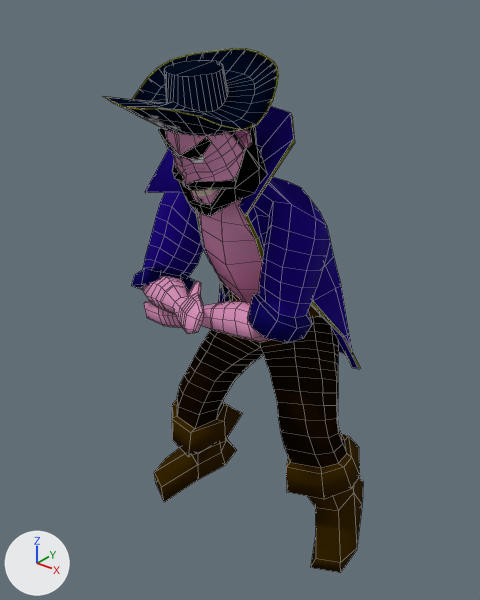
An edit to the OBJ model assets/Animacion/Pirata/Celebracion/PirataCelebracion_000200.obj, drawn before and after from the same camera.
Both versions are drawn from a 50 mm camera at (5.09, -6.31, 8.05) aimed at (-0.02, 0.09, 4.09). Arrows for +X, +Y and +Z are at lower left; the lights stay in place. Mesh edges are drawn as thin lines. Where no turn or scale is listed for an object, it has been applied to the vertices.

In view in the first picture: 'Pirata_PirataH'.
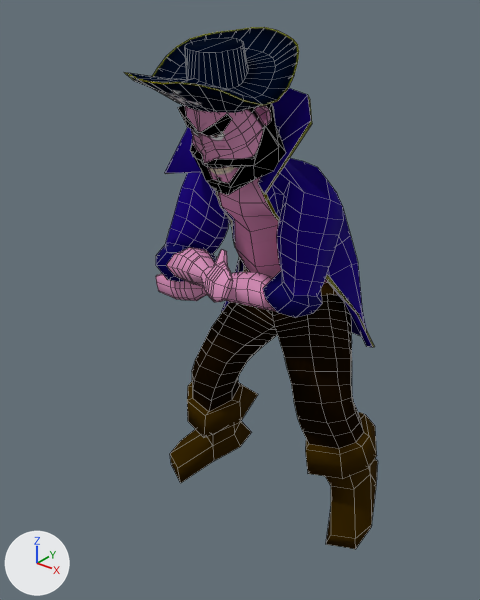
Pixel boxes [x1, y1, x2, y2] of what changed, in the pictures (480 x 600 px; the box of a moved part takes in the faces that stretch with it):
'Pirata_PirataH', reshaped: before [103, 48, 363, 573]; after [124, 27, 378, 549]
part 1 of me_pirata_piratah, moved or reshaped: before [103, 48, 278, 136]; after [124, 27, 299, 113]
part 2 of me_pirata_piratah, moved or reshaped: before [131, 106, 363, 573]; after [156, 88, 378, 549]

The change in detail:
me_pirata_piratah is used by ob_pirata_piratah; location (0.0, 0.0, 0.0).
me_pirata_piratah had 1340 vertices, 1341 faces and spanned x -1.53..2.0, y -1.84..1.5, z 0.31..7.32.
me_pirata_piratah now has 1340 vertices, 1341 faces and spans x -1.71..1.92, y -1.41..2.03, z 0.24..7.52.
me_pirata_piratah part 1: the loose piece of 216 vertices spanning x -0.83..1.01, y -1.84..0.04, z 6.39..7.32 is scaled about its middle by 1.04, then moved by (-0.11, 0.46, 0.18).
me_pirata_piratah part 2: 1124 of 1340 vertices moved; they spanned x -1.53..2.0, y -1.68..1.5, z 0.31..7.03 and now span x -1.71..1.92, y -1.21..2.03, z 0.24..7.22; mean shift (-0.11, 0.51, 0.12); largest move (-0.67, -0.45, 4.17) -> (-0.75, 0.2, 4.6).
